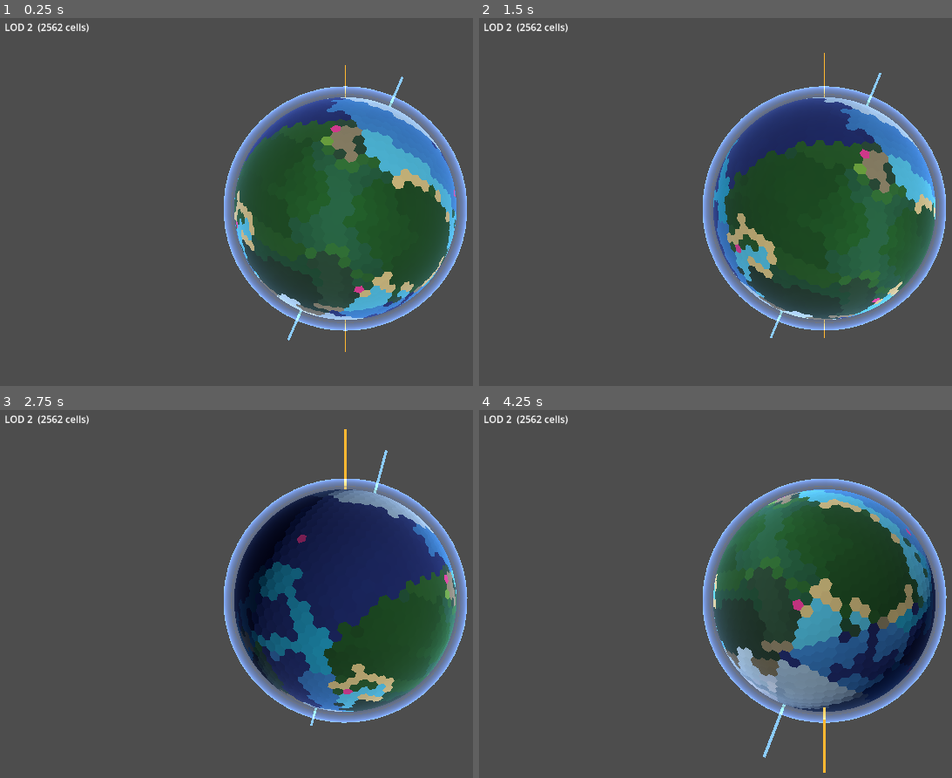
Above: before the commit, frames 1-4 (two rows, left to right).
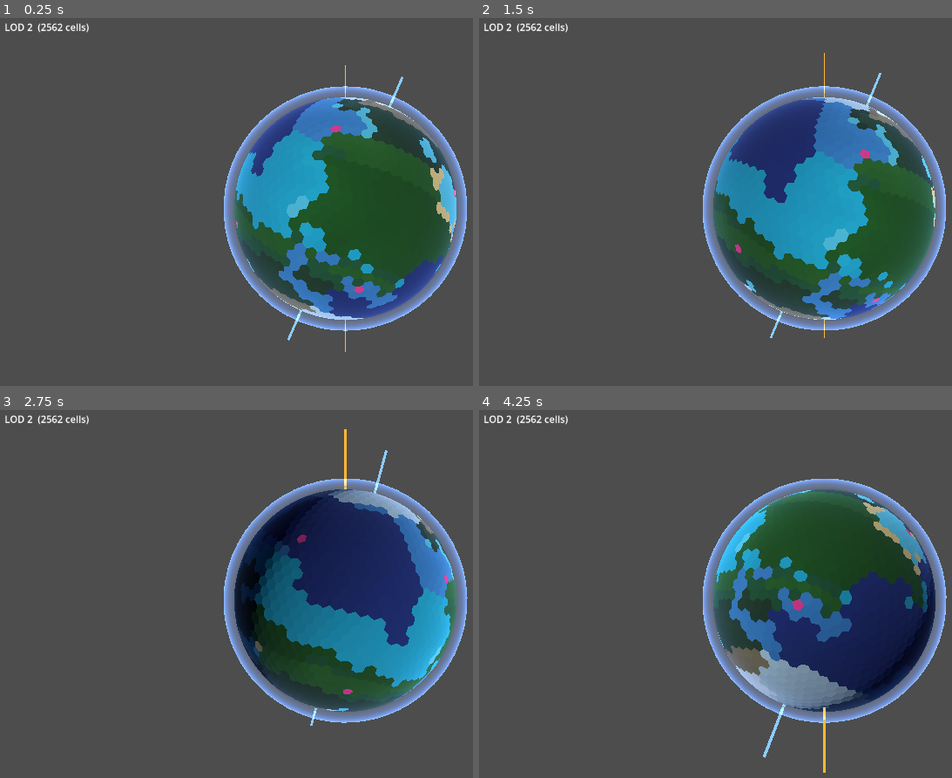
Above: after the commit, the same moments.

Repository: Halfwhit/hex-planet-gen
Game: Godot game, scene res://scenes/Main.tscn
Same seed, same stepped clock (60 frames per second), same inputs: the game is played once before the commit and once after it.
Inputs (mouse positions are in pixels of both pictures, inside the frame that each line leads up to):
- Up to frame 1 (0.25 s): no input
- Up to frame 2 (1.5 s): tap Enter at 0.5 s; move the mouse to (outside the picture) at 0.52 s; tap E at 0.6 s; click (outside the picture) at 0.67 s; drag from (687, 227) to (791, 286) at 1.27 s
- Up to frame 3 (2.75 s): move the mouse to (416, 513) at 2.02 s; tap E at 2.1 s; click (416, 513) at 2.17 s
- Up to frame 4 (4.25 s): drag from (791, 678) to (616, 542) at 2.77 s; move the mouse to (outside the picture) at 3.52 s; tap E at 3.6 s; click (outside the picture) at 3.67 s

The runs differ from the first frame. In frame 1, 14% of the frame differs, in the area x 49-97%, y 21-82%; in frame 2, 15%; in frame 3, 11%; in frame 4, 11%.

Commit message:
Fix unnatural stripe artefacts in tectonic generation
Three causes identified and addressed:

1. Straight plate boundaries: domain-warp vertex positions before
   Voronoi assignment using a secondary noise (seed ^ 0xF00D, strength
   0.35) so boundaries are organically jagged instead of great-circle
   lines cutting straight across the planet.

2. BFS blocking: single-visit BFS prevented stronger boundary effects
   from reaching a cell if a weaker effect arrived first from another
   direction, creating asymmetric and visually obvious bands. Replaced
   with iterative Bellman-Ford relaxation so the strongest reachable
   effect always wins from any direction.

3. Flat plate interiors: all continental cells shared the exact same
   base height (0.04), making plate boundaries obvious as elevation
   steps. Each plate now gets a random height variation (±0.06–0.08)
   so interiors have gentle organic variation.

Co-Authored-By: Claude Sonnet 4.6 <noreply@anthropic.com>

Diff:
--- a/scripts/HexPlanet.gd
+++ b/scripts/HexPlanet.gd
@@ -201,16 +201,18 @@
 ##
 ## Algorithm:
 ##   1. Scatter N plate seeds randomly on the sphere.
-##   2. Assign each vertex to its nearest seed (spherical Voronoi).
-##   3. Each plate gets a type (oceanic = low base, continental = high base)
-##      and a random drift vector (tangent to the sphere).
-##   4. At each plate boundary, compute the convergence of the two plates'
-##      drift vectors along the boundary normal:
+##   2. Domain-warp vertex positions before plate assignment so boundaries
+##      are organically jagged rather than straight great-circle arcs.
+##   3. Each plate gets a type (oceanic = low base, continental = high base),
+##      a random height variation, and a random drift vector.
+##   4. At each plate boundary, compute convergence of drift vectors:
 ##        +conv → converging  (mountains / trenches)
 ##        −conv → diverging   (mid-ocean ridges / rifts)
-##   5. Boundary effects are propagated inward via BFS with exponential decay
-##      so mountain ranges extend several cells from the collision zone.
-##   6. Detail noise is blended in for coastline roughness and interior texture.
+##   5. Boundary effects are propagated inward via iterative relaxation
+##      (Bellman-Ford style) — unlike single-visit BFS this lets the
+##      strongest nearby effect win from any direction, eliminating stripe
+##      artefacts where the first-reached direction blocked a stronger one.
+##   6. Detail noise blends in for coastline roughness and interior texture.
 func _build_tectonic_heights(
 		ico: IcoSphere,
 		vertex_to_faces: Array[Array],
@@ -227,13 +229,14 @@
 	var rng: RandomNumberGenerator = RandomNumberGenerator.new()
 	rng.seed = noise.seed
 
-	# ── 1. Plate seeds, types, and drift vectors ─────────────────────────────
+	# ── 1. Plate seeds, types, drift vectors, and per-plate height variation ─
 	var plate_seeds: PackedVector3Array
 	var plate_is_oceanic: Array[bool] = []
 	var plate_drifts: Array[Vector3] = []
+	# Random base-height nudge per plate so interiors are not perfectly flat.
+	var plate_height_var: Array[float] = []
 
 	for _i: int in p_num_plates:
-		# Uniform random point on sphere via rejection sampling.
 		var s: Vector3 = Vector3.ZERO
 		while s.length_squared() < 0.01 or s.length_squared() > 1.0:
 			s = Vector3(rng.randf_range(-1.0, 1.0),
@@ -242,38 +245,49 @@
 		s = s.normalized()
 		plate_seeds.append(s)
 		plate_is_oceanic.append(rng.randf() < p_oceanic_plate_fraction)
-		# Random drift: rotate one tangent direction around the sphere normal.
 		var ref_v: Vector3 = Vector3.UP if abs(s.y) < 0.9 else Vector3.RIGHT
 		var tan0: Vector3 = s.cross(ref_v).normalized()
 		var tan1: Vector3 = s.cross(tan0)
 		var ang: float = rng.randf() * TAU
 		var spd: float = rng.randf_range(0.3, 1.0)
 		plate_drifts.append((tan0 * cos(ang) + tan1 * sin(ang)) * spd)
-
-	# ── 2. Assign every vertex to its nearest plate ──────────────────────────
+		plate_height_var.append(rng.randf_range(-0.06, 0.08))
+
+	# ── 2. Domain-warp noise for organic plate boundaries ────────────────────
+	# Three offset noise samples produce an uncorrelated (wx, wy, wz) warp
+	# vector.  Displacing vertices before Voronoi assignment makes plate
+	# boundaries jagged and organic rather than straight great-circle arcs.
+	var warp: FastNoiseLite = FastNoiseLite.new()
+	warp.seed = noise.seed ^ 0xF00D
+	warp.frequency = 1.4
+	warp.fractal_octaves = 2
+	# Fixed spatial offsets ensure the three components are uncorrelated.
+	var WO1: Vector3 = Vector3(31.4, 17.3, 83.7)
+	var WO2: Vector3 = Vector3(57.1, 91.2, 23.5)
+
+	# ── 3. Assign every vertex to its nearest plate (via warped position) ────
 	var cell_plate: Array[int] = []
 	cell_plate.resize(n_verts)
 	for vi: int in n_verts:
 		var pos: Vector3 = ico.vertices[vi]
+		var wx: float = warp.get_noise_3dv(pos * 2.0)
+		var wy: float = warp.get_noise_3dv(pos * 2.0 + WO1)
+		var wz: float = warp.get_noise_3dv(pos * 2.0 + WO2)
+		var warped: Vector3 = (pos + Vector3(wx, wy, wz) * 0.35).normalized()
 		var best: float = -1.0
 		var bp: int = 0
 		for pi: int in p_num_plates:
-			var d: float = pos.dot(plate_seeds[pi])
+			var d: float = warped.dot(plate_seeds[pi])
 			if d > best:
 				best = d
 				bp = pi
 		cell_plate[vi] = bp
 
-	# ── 3. Boundary convergence ──────────────────────────────────────────────
-	# For each boundary vertex, compute the height delta from tectonic
-	# interaction with the neighbouring plate.
+	# ── 4. Boundary convergence ──────────────────────────────────────────────
 	var boundary_effect: Array[float] = []
 	boundary_effect.resize(n_verts)
-	var is_boundary: Array[bool] = []
-	is_boundary.resize(n_verts)
 	for i: int in n_verts:
 		boundary_effect[i] = 0.0
-		is_boundary[i] = false
 
 	for vi: int in n_verts:
 		var my_p: int = cell_plate[vi]
@@ -288,34 +302,26 @@
 				var nb_p: int = cell_plate[vj]
 				if nb_p == my_p:
 					continue
-				is_boundary[vi] = true
 				var nb_oceanic: bool = plate_is_oceanic[nb_p]
 				var toward: Vector3 = (ico.vertices[vj] - pos).normalized()
-				# Positive convergence = plates moving toward each other.
 				var conv: float = (my_drift - plate_drifts[nb_p]).dot(toward)
 				var eff: float
 				if conv > 0.0:
 					if not my_oceanic:
-						# Continental collision (or arc on continental side) → high mountains.
 						eff = conv * p_mountain_height
 					elif not nb_oceanic:
-						# Oceanic subducting under continental → deep trench.
-						eff = -conv * 0.45
+						eff = -conv * 0.45  # subduction trench
 					else:
-						# Oceanic-oceanic subduction → shallow trench with minor island arc.
-						eff = conv * 0.18
+						eff = conv * 0.18   # oceanic-oceanic island arc
 				else:
 					if my_oceanic:
-						# Diverging oceanic plates → mid-ocean ridge.
-						eff = abs(conv) * 0.20
+						eff = abs(conv) * 0.20  # mid-ocean ridge
 					else:
-						# Diverging continental plates → rift valley (slight depression).
-						eff = conv * 0.05
+						eff = conv * 0.05       # continental rift
 				if abs(eff) > abs(boundary_effect[vi]):
 					boundary_effect[vi] = eff
 
-	# ── 4. BFS: propagate boundary effects into plate interiors ─────────────
-	# Pre-compute vertex adjacency from the face list.
+	# ── 5. Build vertex adjacency ─────────────────────────────────────────────
 	var adj: Array[Array] = []
 	adj.resize(n_verts)
 	for i: int in n_verts:
@@ -330,41 +336,34 @@
 			if not (adj[b] as Array).has(a):
 				(adj[b] as Array).append(a)
 
-	# Each BFS hop attenuates the effect; mountains taper smoothly inland.
+	# ── 6. Iterative relaxation: propagate boundary effects inland ────────────
+	# Bellman-Ford style: each pass lets the strongest reachable effect win
+	# from any direction, so mountain ranges extend naturally on both sides of
+	# a collision zone with no single-direction blocking artefacts.
 	const DECAY: float = 0.72
 	const MAX_HOPS: int = 12
 
 	var propagated: Array[float] = boundary_effect.duplicate()
-	var visited: Array[bool] = is_boundary.duplicate()
-	var frontier: Array[int] = []
-	for vi: int in n_verts:
-		if is_boundary[vi]:
-			frontier.append(vi)
-
 	for _hop: int in MAX_HOPS:
-		if frontier.is_empty():
+		var any_change: bool = false
+		for vi: int in n_verts:
+			for vj: int in (adj[vi] as Array):
+				var candidate: float = propagated[vj] * DECAY
+				if abs(candidate) > abs(propagated[vi]) + 0.002:
+					propagated[vi] = candidate
+					any_change = true
+		if not any_change:
 			break
-		var next_frontier: Array[int] = []
-		for vi: int in frontier:
-			var d: float = propagated[vi] * DECAY
-			if abs(d) < 0.005:
-				continue
-			for vj: int in (adj[vi] as Array):
-				if visited[vj]:
-					continue
-				visited[vj] = true
-				propagated[vj] = d
-				next_frontier.append(vj)
-		frontier = next_frontier
-
-	# ── 5. Final heights: plate base + tectonic contribution + detail noise ──
+
+	# ── 7. Final heights: plate base + variation + tectonic + detail noise ───
 	const OCEAN_BASE: float = -0.38
 	const LAND_BASE: float = 0.04
 
 	var heights: Array[float] = []
 	heights.resize(n_verts)
 	for vi: int in n_verts:
-		var base: float = OCEAN_BASE if plate_is_oceanic[cell_plate[vi]] else LAND_BASE
+		var pi: int = cell_plate[vi]
+		var base: float = (OCEAN_BASE if plate_is_oceanic[pi] else LAND_BASE) + plate_height_var[pi]
 		var detail: float = noise.get_noise_3dv(ico.vertices[vi] * p_noise_scale) * p_detail_strength
 		heights[vi] = clamp(base + propagated[vi] + detail, -1.0, 1.0)
 	return heights
